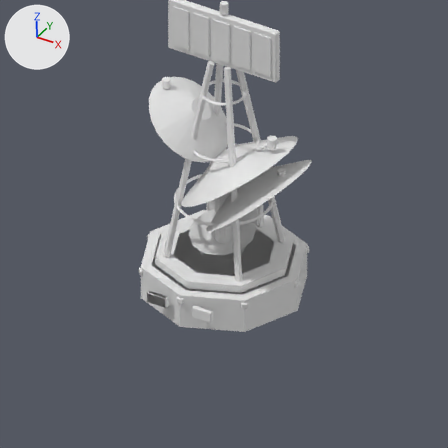
An edit to the Blender file Design/Art/facilities/sensor_array/sensor_array.blend, drawn before and after from the same camera.
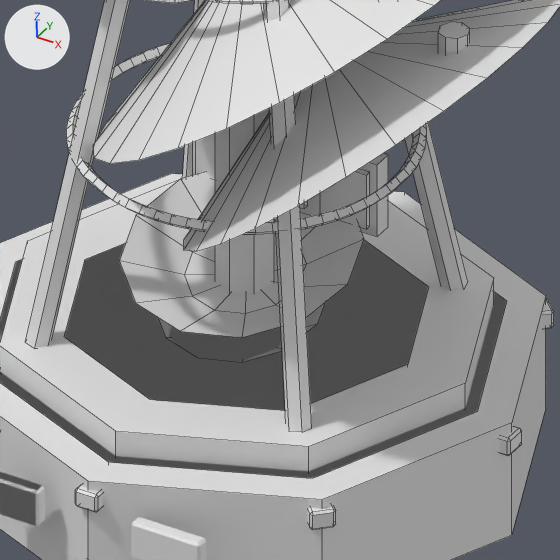
Each version is shown from the file's camera 'TacticalCamera', then close up on the part from 35% to 69% of the width and 36% to 71% of the height. Every picture has the same lights, and +X, +Y and +Z are marked at upper left. The older version's two pictures come first. The close-ups show mesh edges as thin lines.

Names of what the first close-up shows: 'Integrated reflector__Tell_sensor_array_T2', 'Phased array backplane__Tell_sensor_array_T2', 'Phased array radiator -0.27__Tell_sensor_array_T2', 'Phased array radiator 0.27__Tell_sensor_array_T2', 'Phased array radiator 0__Tell_sensor_array_T2', 'Sensor | collar.001__Facility_sensor_array_T2', 'Sensor | dish.001__Facility_sensor_array_T2', 'Sensor | dish__Facility_sensor_array_T1', 'Sensor | lattice leg.002__Facility_sensor_array_T2', 'Sensor | lattice leg.003__Facility_sensor_array_T2', 'Sensor | lattice leg__Facility_sensor_array_T2', 'Sensor | lattice ring__Facility_sensor_array_T2', 'Sensor | mast__Facility_sensor_array_T1', 'Sensor | plinth.001__Facility_sensor_array_T2', 'Sensor | plinth__Facility_sensor_array_T1' and 12 more.
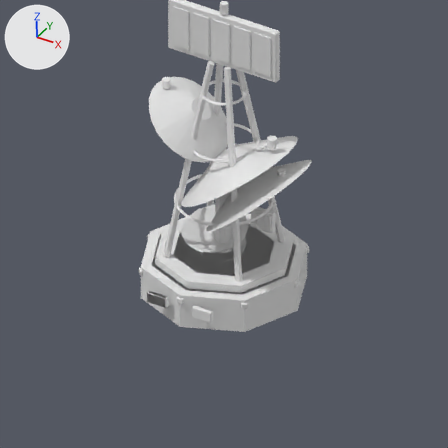
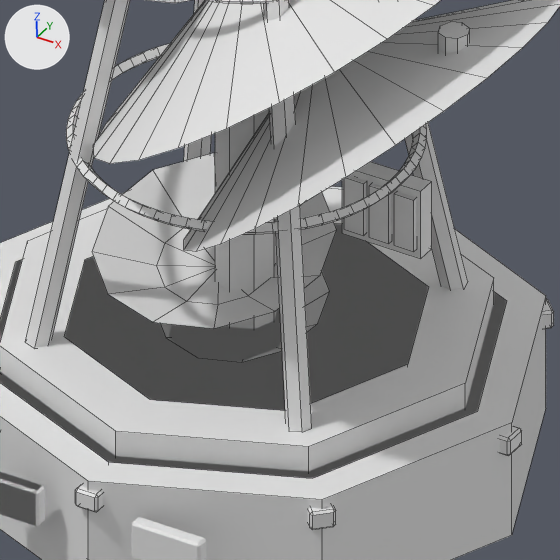
Location of each change, [x1, y1, x2, y2] in pixels of the close-ups (560 x 560 px):
```json
{"object": "Integrated reflector__Tell_sensor_array_T2", "change": "moved", "before": [119, 172, 364, 338], "after": [92, 153, 336, 329]}
{"object": "Phased array backplane__Tell_sensor_array_T2", "change": "moved, rescaled", "before": [193, 141, 388, 237], "after": [342, 162, 432, 259]}
{"object": "Phased array radiator 0.27__Tell_sensor_array_T2", "change": "moved, rescaled", "before": [320, 169, 370, 229], "after": [394, 191, 416, 252]}
{"object": "Phased array radiator -0.27__Tell_sensor_array_T2", "change": "moved, rescaled", "before": [196, 134, 215, 179], "after": [344, 176, 366, 235]}
{"object": "Phased array radiator 0__Tell_sensor_array_T2", "change": "moved", "before": [300, 201, 308, 209], "after": [369, 183, 391, 244], "on screen": "mostly hidden before"}
```

Scene script edits in JSON lines:
```json
{"block": "me_integrated_reflector_001", "where": "# used by ob_integrated_reflector__tell_sensor_array_t2; parent = ob_tell_sensor_array_t2; location = (0.0, 0.0, 0.0)"}
{"op": "remove", "block": "me_integrated_reflector_001", "code": "me_integrated_reflector_001.from_pydata(...)  # 25 vertices, 24 faces; spans x -0.46..0.46, y -0.48..0.411, z 0.747..1.019"}
{"op": "add", "block": "me_integrated_reflector_001", "code": "me_integrated_reflector_001.from_pydata(...)  # 25 vertices, 24 faces; spans x -0.58..0.34, y -0.48..0.411, z 0.747..1.019"}
{"block": "me_integrated_reflector_001", "change": "me_integrated_reflector_001 part 1: the whole mesh is moved by (-0.12, 0.0, 0.0)"}
{"op": "set", "path": "ob_phased_array_backplane__tell_sensor_array_t2.location", "old": "(0.0, 0.32, 1.08)", "new": "(0.43, 0.3, 1.05)"}
{"op": "set", "path": "ob_phased_array_backplane__tell_sensor_array_t2.scale", "old": "(1.0, 1.0, 1.0)", "new": "(0.425, 1.0, 0.938)"}
{"op": "set", "path": "ob_phased_array_radiator__0_27__tell_sensor_array_t2.location", "old": "(-0.27, 0.265, 1.08)", "new": "(0.322, 0.255, 1.05)"}
{"op": "set", "path": "ob_phased_array_radiator__0_27__tell_sensor_array_t2.scale", "old": "(1.0, 1.0, 1.0)", "new": "(0.425, 1.0, 0.958)"}
{"op": "set", "path": "ob_phased_array_radiator_0__tell_sensor_array_t2.location", "old": "(0.0, 0.265, 1.08)", "new": "(0.43, 0.255, 1.05)"}
{"op": "set", "path": "ob_phased_array_radiator_0_27__tell_sensor_array_t2.location", "old": "(0.27, 0.265, 1.08)", "new": "(0.538, 0.255, 1.05)"}
{"op": "set", "path": "ob_phased_array_radiator_0_27__tell_sensor_array_t2.scale", "old": "(1.0, 1.0, 1.0)", "new": "(0.425, 1.0, 0.958)"}
```
